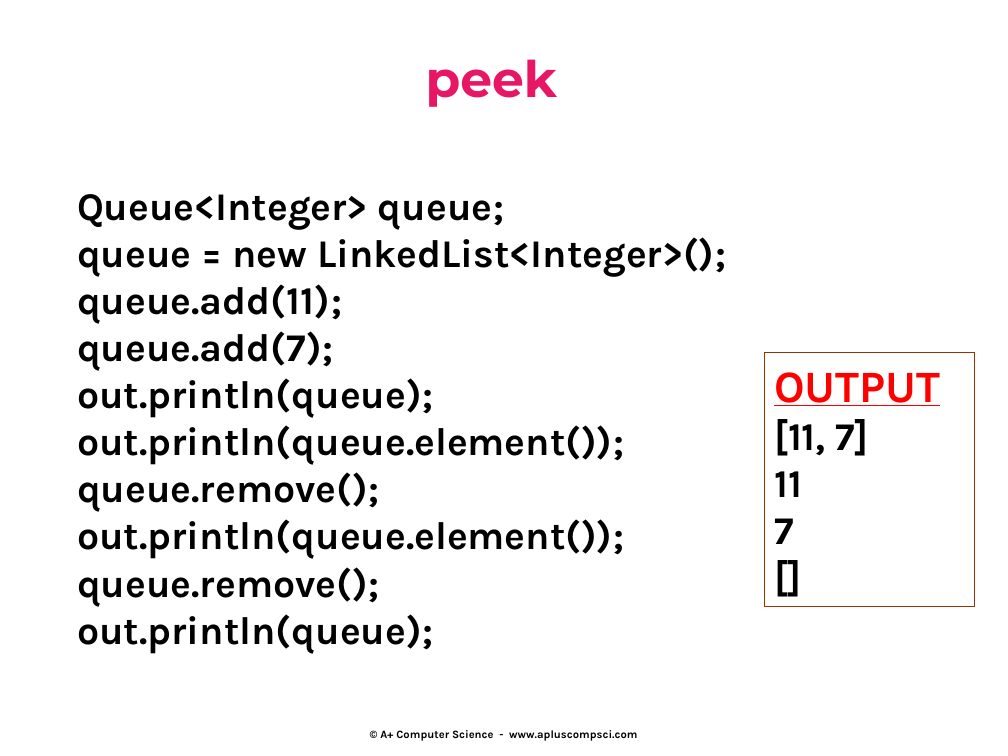
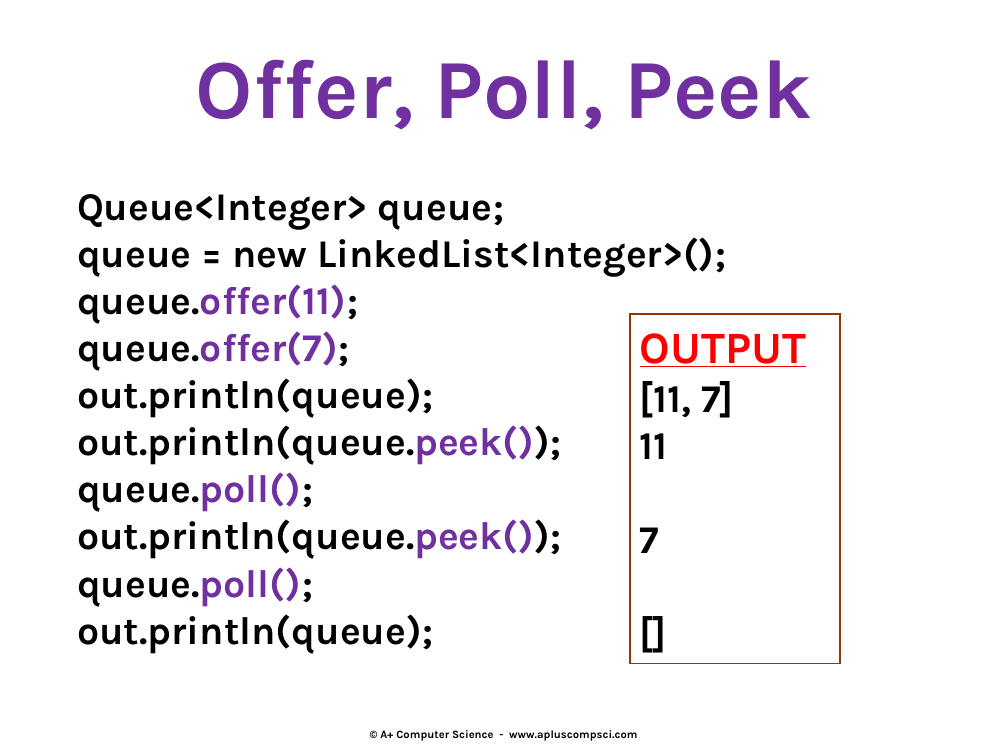
Before and after one commit to Cy-FairCS/cs3, a slide deck: slide 21 of u06c_queues/notes/_queues.pptx (slide 20 before the commit). Drawn at 1008x756 pixels with LibreOffice and Linux fonts; fonts in the diff are those of the drawing. Boxes give left, top, right and bottom in pixels: in the first picture for what was removed or moved away, otherwise in the second. Text is boxed around its words. In the diff, an @@ line names an element or a change of style, - is before the commit and + after.

```diff
--- a/u06c_queues/notes/_queues.pptx
+++ b/u06c_queues/notes/_queues.pptx
@@ text at <box>196,59,812,130</box>: text changed; size 36 to 60 pt; font Montserrat to Karla; text colour gradient #A603AB to #E81766 to #EE3F17 to #FFFF00 to #1A8D48 to #0819FB to #7030A0 @@
-peek
+Offer, Poll, Peek
@@ text at <box>77,284,358,371</box>: text changed; text colour #000000 to #7030A0 @@
-queue.add(11);
-queue.add(7);
+queue.offer(11);
+queue.offer(7);
@@ rectangle "OUTPUT": place and size @@
-rectangle "OUTPUT" at <box>764,353,974,607</box>
+rectangle "OUTPUT" at <box>630,314,840,664</box>
@@ text at <box>77,425,562,607</box>: text changed @@
-out.println(queue.element());
-queue.remove();
-out.println(queue.element());
-queue.remove();
+out.println(queue.peek());
+queue.poll();
+out.println(queue.peek());
+queue.poll();
```
Also in this commit, not shown: 7 other slides changed, 4 slides added.
